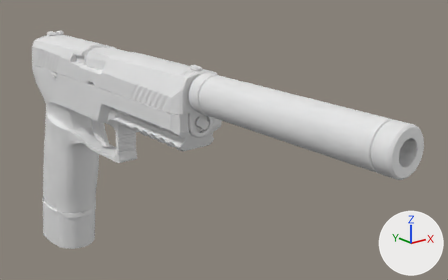
Renders of the Blender file Blender/Files/Sig Sauer p320.blend from each side of a commit.
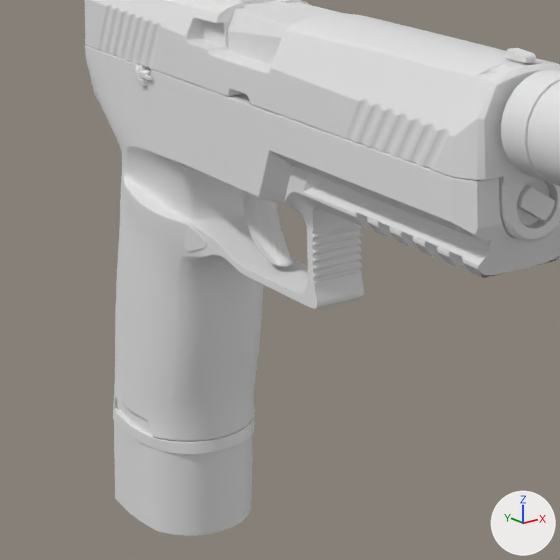
Each version appears first whole from a 50 mm camera at (-0.184, -0.412, 0.151) aimed at (0.033, -0.141, 0.042), and next in a close-up on the part from 0% to 47% of the width and 17% to 92% of the height. The axes (+X, +Y, +Z) are drawn at lower right. The lights are the same throughout. The same objects are shown in both versions, whatever each file hides.

Names of what the first close-up shows: 'BarrelSilencer_low.001', 'Barrel_high', 'ExtendedMagazine_high', 'Grip_high', 'Magazine_high', 'Others1_high', 'Others_high', 'Trigger_high'.
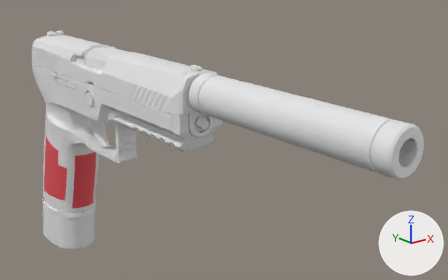
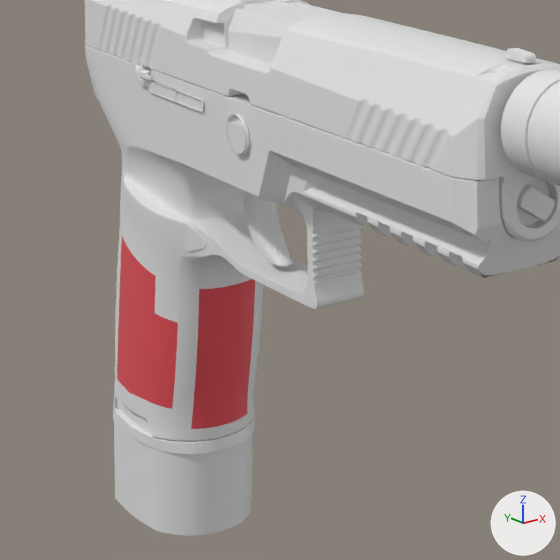
What differs and where, as boxes (x1, y1, x2, y2) in the close-ups (560 x 560 px; the box of a moved part takes in the faces that stretch with it):
part 1 of me_cube_001, added: after (227, 114, 250, 155)
part 2 of me_cube_001, added: after (148, 81, 204, 112)
part 3 of me_cube_001, moved or reshaped: (150, 70, 269, 197) in both
part 4 of me_cube_001, recoloured (white to red): (117, 237, 255, 429) in both

Patch to the scene script:
```diff
--- a/Blender/Files/Sig Sauer p320.blend.py
+++ b/Blender/Files/Sig Sauer p320.blend.py
@@ mat_gri @@
+mat_gri = principled_material('Gri')
+mat_gri.base_color = (0.8, 0.0799, 0.0991)  # red #e75059
@@ me_cube_001 @@
 # used by ob_grip_high; location = (0.0, 0.0, 0.0)
-me_cube_001.from_pydata(...)  # 1063 vertices, 1250 faces; spans x -0.017..0.017, y -0.163..0.035, z -0.041..0.07
+me_cube_001.from_pydata(...)  # 1309 vertices, 1462 faces; spans x -0.017..0.017, y -0.163..0.035, z -0.041..0.07
+# me_cube_001 part 1: a new loose piece of 138 vertices spanning x -0.017..-0.016, y -0.075..-0.066, z 0.057..0.067, in mat_p320_silencer (white #e7e7e7)
+# me_cube_001 part 2: a new loose piece of 108 vertices spanning x -0.016, y -0.053..-0.022, z 0.064..0.067, in mat_p320_silencer (white #e7e7e7)
+# me_cube_001 part 3
+# 6 faces are deleted
+# 4 new faces join them, mat_p320_silencer (white #e7e7e7)
+# me_cube_001 part 4: 63 faces spanning x -0.017..0.017, y -0.027..0.033, z -0.034..0.035 switch from no material to mat_gri (red #e75059)
+me_cube_001.materials.append(mat_p320_silencer)  # white #e7e7e7
```
